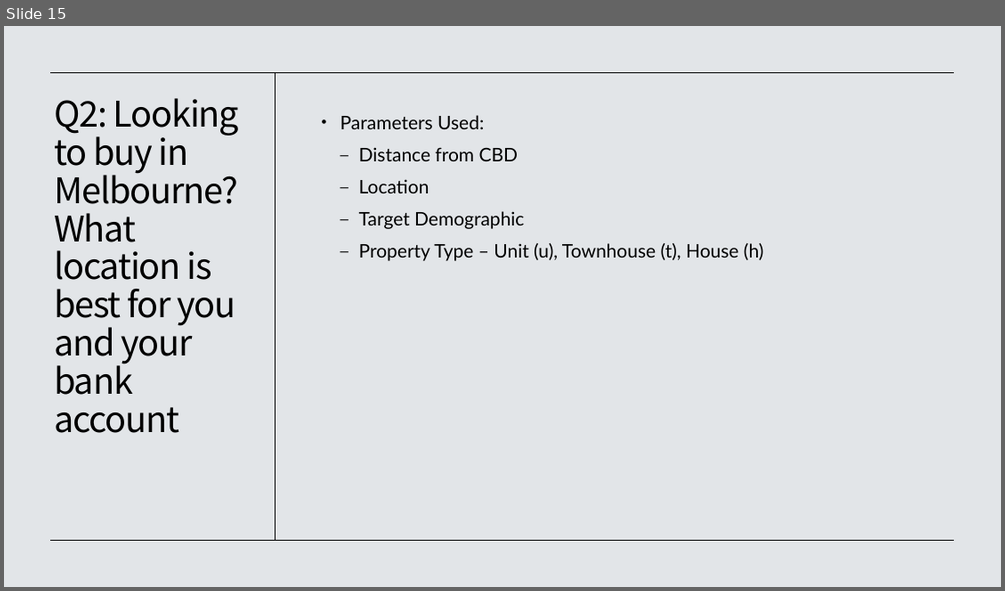
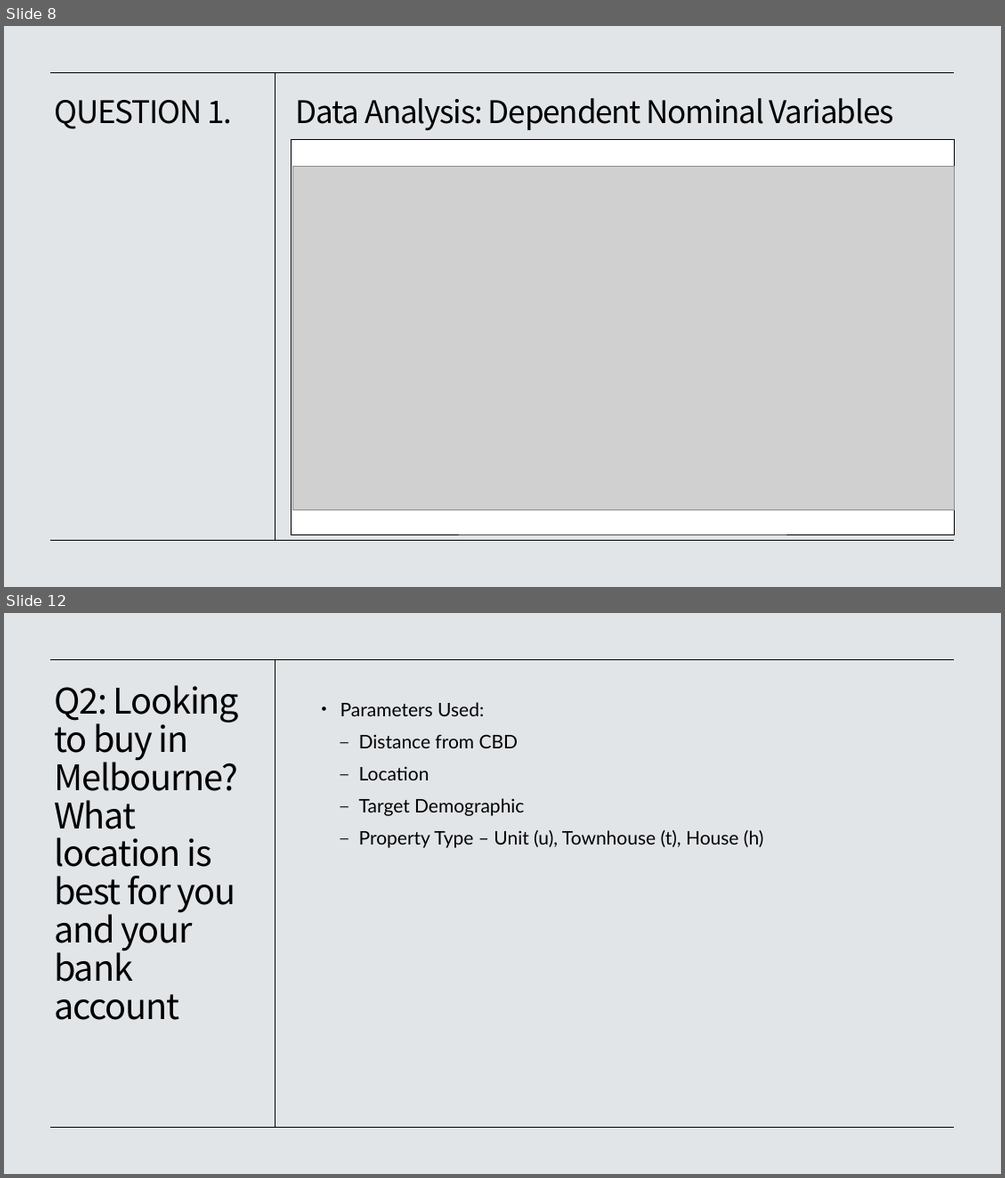
Before and after one commit to Kopixx/Project-1, a slide deck: Project 1 Presentation Slides.pptx. Shown one above the other, each under a label of ours: slide 15 before the commit, slides 8 and 12 after it; the slides between them are not shown. The pictures are 1005x591 and 1005x1178 pixels, drawn with LibreOffice and Linux fonts; fonts in the diff are those of the drawing; grey boxes stand for pictures. Boxes give left, top, right and bottom in pixels: in the first picture for what was removed or moved away, otherwise in the second. Text is boxed around its words. In the diff, an @@ line names an element or a change of style, - is before the commit and + after.

```diff
--- a/Project 1 Presentation Slides.pptx
+++ b/Project 1 Presentation Slides.pptx
@@ slide 8 added at (4, 26, 1001, 587), background #E2E5E8 @@
@@ line added from (955, 72) to (51, 72), #000000 0.5 pt @@
@@ line added from (275, 72) to (275, 540), #000000 0.5 pt @@
@@ title added at (54, 100, 232, 129), 30 pt, text #000000 @@
+QUESTION 1.
@@ text added at (296, 98, 894, 130), 30 pt, text #000000 @@
+Data Analysis: Dependent Nominal Variables
@@ rectangle added at (291, 140, 955, 534), fill #FFFFFF, outline #000000 0.5 pt @@
@@ picture added at (293, 167, 955, 510) @@
@@ line added from (955, 540) to (51, 540), #000000 0.5 pt @@
@@ what was slide 15 is now slide 12 @@
```
Also in this commit, not shown: 3 slides changed, 7 other slides added, 11 slides removed.
